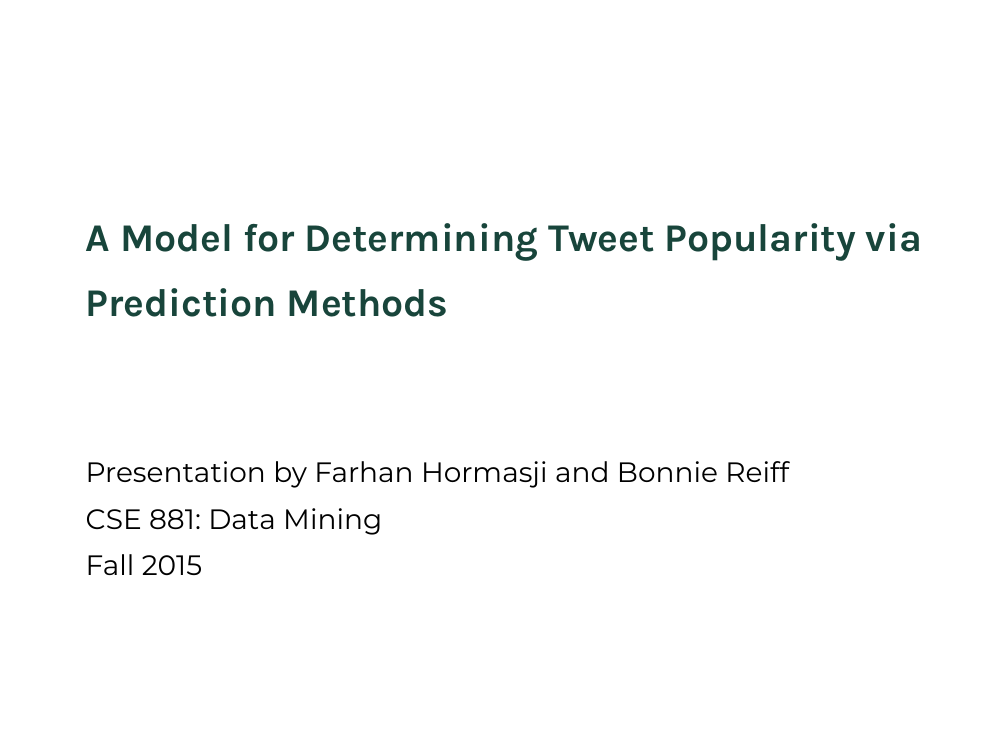
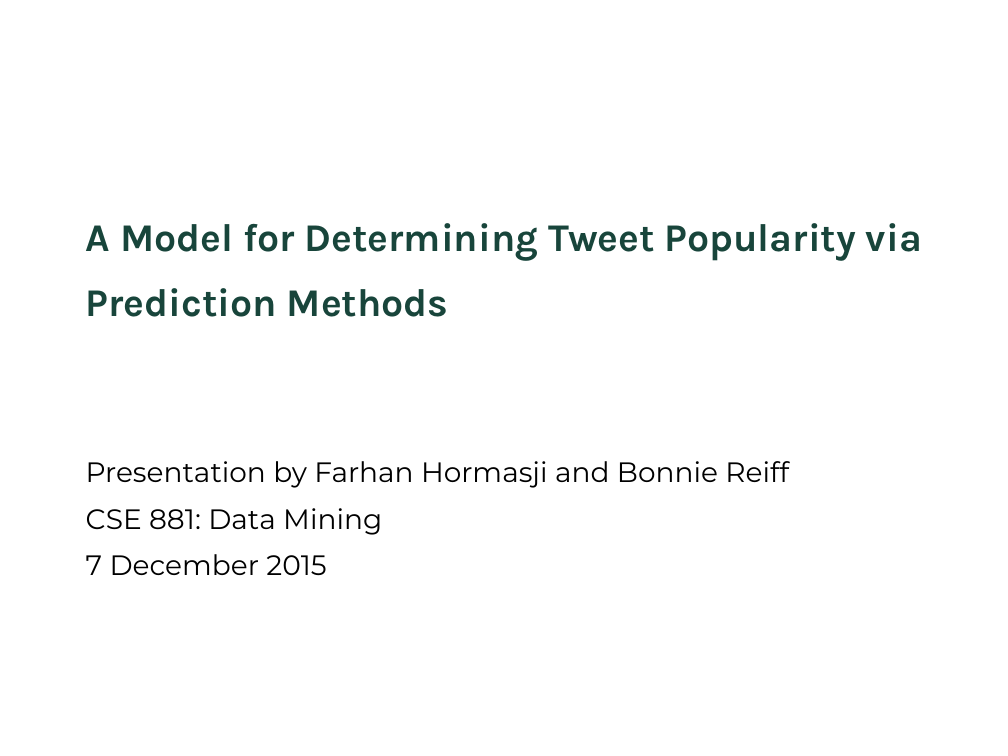
Before and after one commit to fhh23/Determining-Tweet-Popularity-via-Prediction-Methods, a slide deck: slide 1 of CSE881_Hormasji_Reiff_FinalProjectPresentation.pptx. Drawn at 1008x756 pixels with LibreOffice and Linux fonts; fonts in the diff are those of the drawing; background and template pictures are left out. Boxes give left, top, right and bottom in pixels: in the first picture for what was removed or moved away, otherwise in the second. Text is boxed around its words. In the diff, an @@ line names an element or a change of style, - is before the commit and + after.

```diff
--- a/CSE881_Hormasji_Reiff_FinalProjectPresentation.pptx
+++ b/CSE881_Hormasji_Reiff_FinalProjectPresentation.pptx
@@ subtitle at (x1=86, y1=554, x2=326, y2=575): text changed @@
-Fall 2015
+7 December 2015
```
Also in this commit, not shown: 4 other slides changed, 1 slide added, 8 slides removed.
